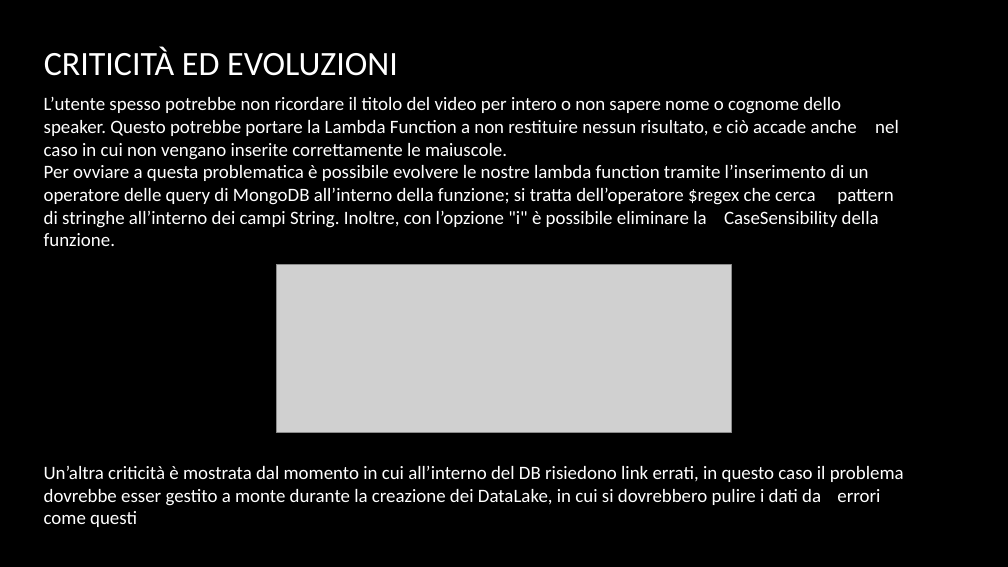
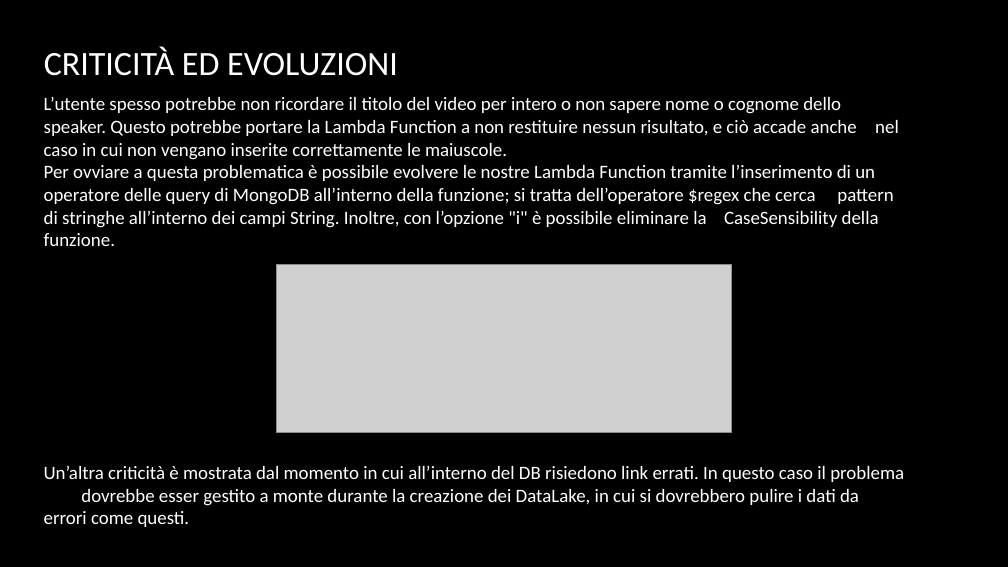
Before and after one commit to mnau23/unibg_tcm, a slide deck: slide 6 of lab_03/project_pt3.pptx. Drawn at 1008x567 pixels with LibreOffice and Linux fonts; fonts in the diff are those of the drawing; grey boxes stand for pictures; background and template pictures are left out. Boxes give left, top, right and bottom in pixels: in the first picture for what was removed or moved away, otherwise in the second. Text is boxed around its words. In the diff, an @@ line names an element or a change of style, - is before the commit and + after.

```diff
--- a/lab_03/project_pt3.pptx
+++ b/lab_03/project_pt3.pptx
@@ text at (44, 165, 893, 246): text changed @@
-Per ovviare a questa problematica è possibile evolvere le nostre lambda function tramite l’inserimento di un operatore delle query di MongoDB all’interno della funzione; si tratta dell’operatore $regex che cerca pattern di stringhe all’interno dei campi String. Inoltre, con l’opzione "i" è possibile eliminare la CaseSensibility della funzione.
+Per ovviare a questa problematica è possibile evolvere le nostre Lambda Function tramite l’inserimento di un operatore delle query di MongoDB all’interno della funzione; si tratta dell’operatore $regex che cerca pattern di stringhe all’interno dei campi String. Inoltre, con l’opzione "i" è possibile eliminare la CaseSensibility della funzione.
@@ text at (44, 466, 904, 527): text changed @@
-Un’altra criticità è mostrata dal momento in cui all’interno del DB risiedono link errati, in questo caso il problema dovrebbe esser gestito a monte durante la creazione dei DataLake, in cui si dovrebbero pulire i dati da errori come questi
+Un’altra criticità è mostrata dal momento in cui all’interno del DB risiedono link errati. In questo caso il problema dovrebbe esser gestito a monte durante la creazione dei DataLake, in cui si dovrebbero pulire i dati da errori come questi.
```
Also in this commit, not shown: 2 other slides changed, 1 other file.
